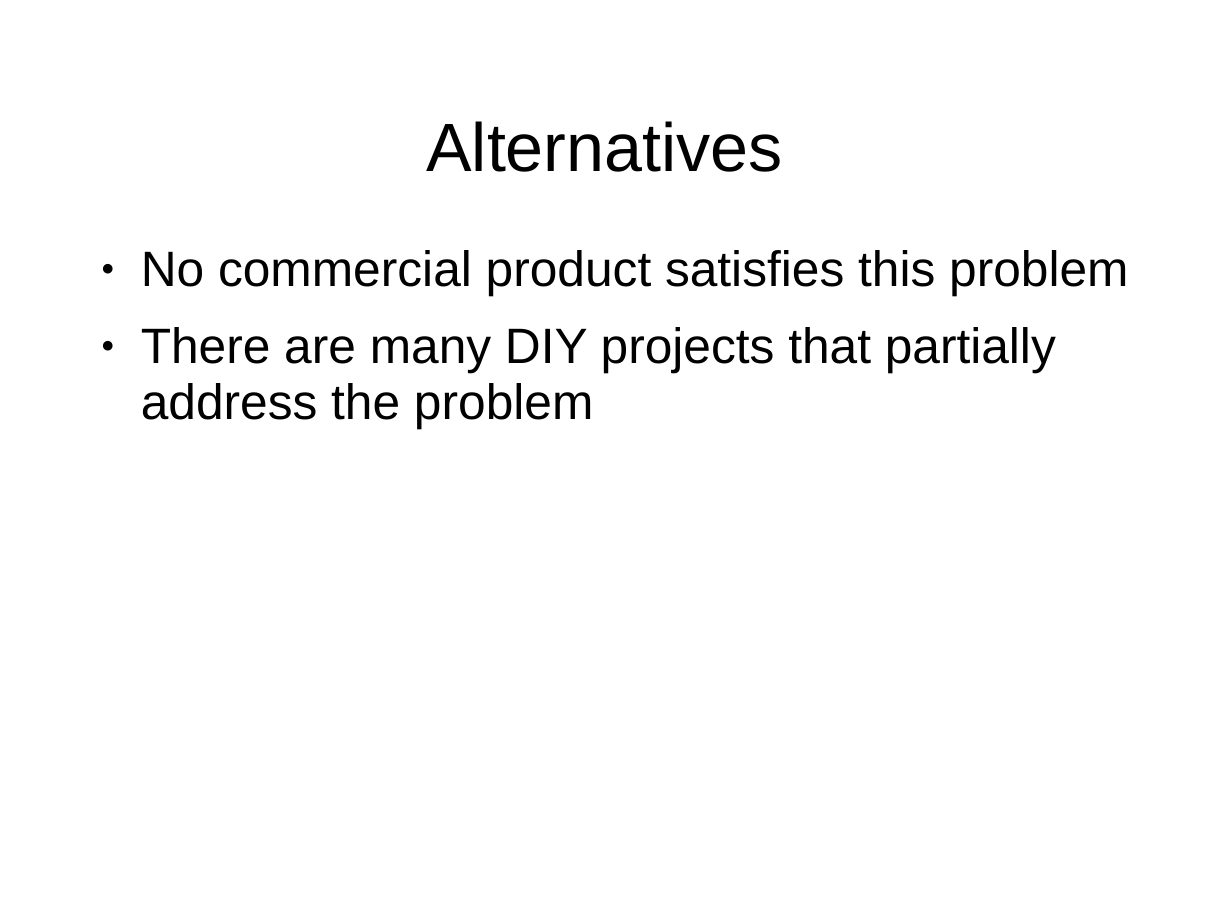
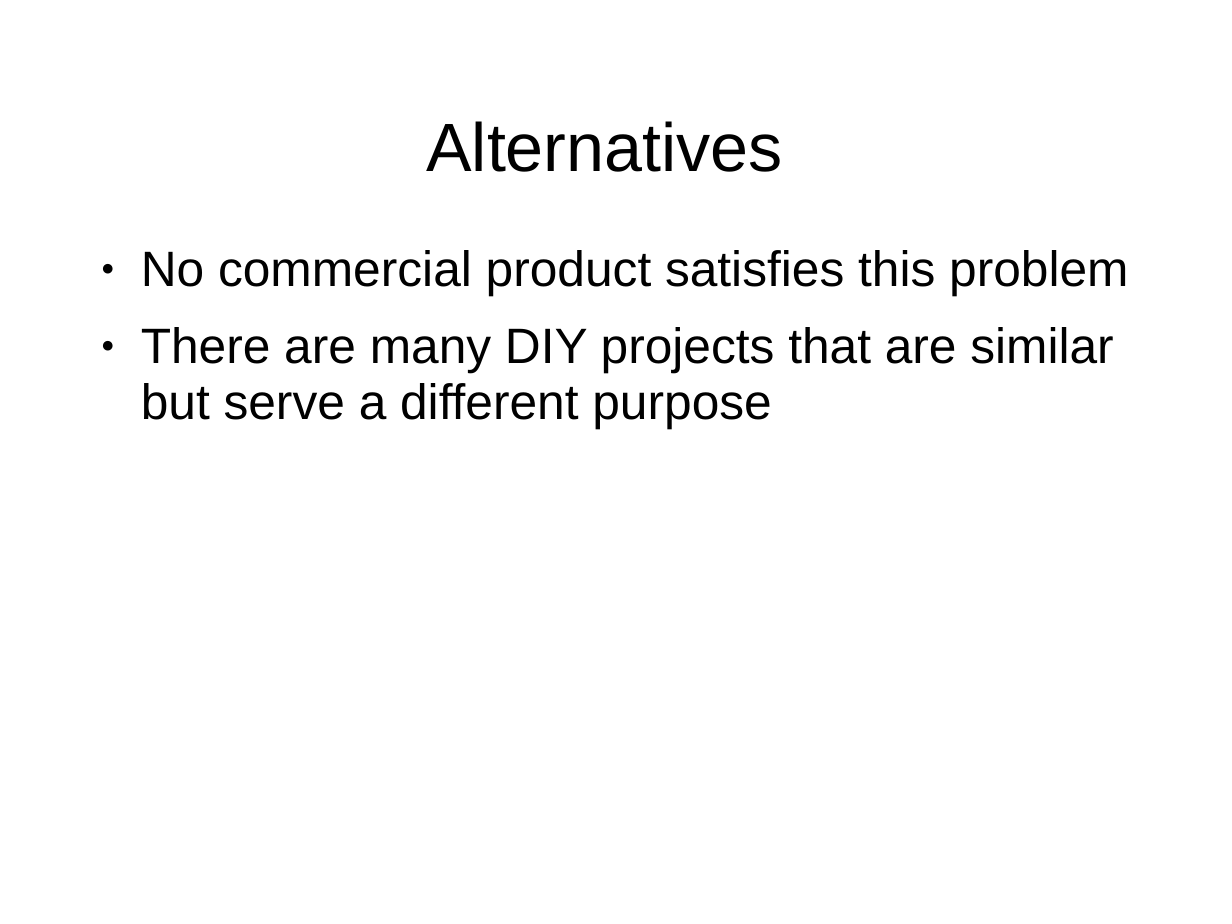
Before and after one commit to RC360Detector/RC360Detector, a slide deck: slide 5 of T08 - Presentation.ppt. Drawn at 1232x924 pixels with LibreOffice and Linux fonts; fonts in the diff are those of the drawing; background and template pictures are left out. Boxes give left, top, right and bottom in pixels: in the first picture for what was removed or moved away, otherwise in the second. Text is boxed around its words. In the diff, an @@ line names an element or a change of style, - is before the commit and + after.

```diff
--- a/T08 - Presentation.ppt
+++ b/T08 - Presentation.ppt
@@ text at [141,327,1113,428]: text changed @@
-● There are many DIY projects that partially address the problem
+● There are many DIY projects that are similar but serve a different purpose
```
Also in this commit, not shown: 8 other slides changed, 6 slides added, 3 slides removed.
